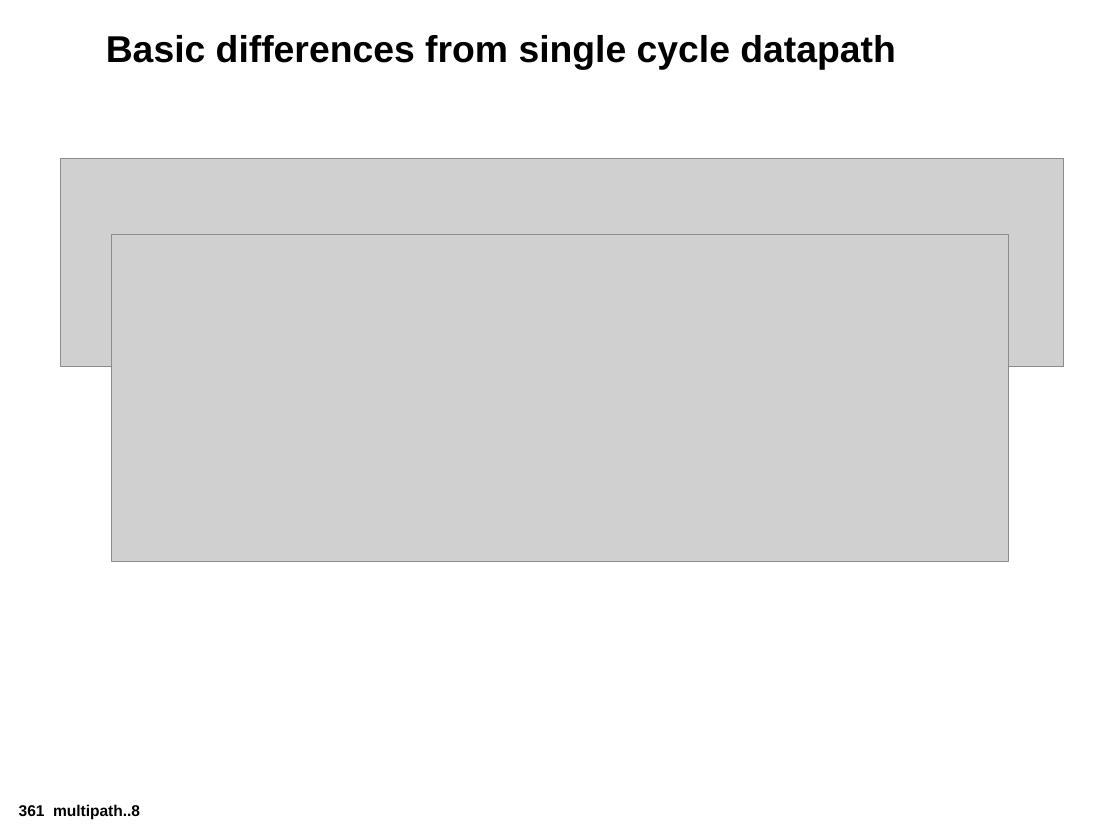
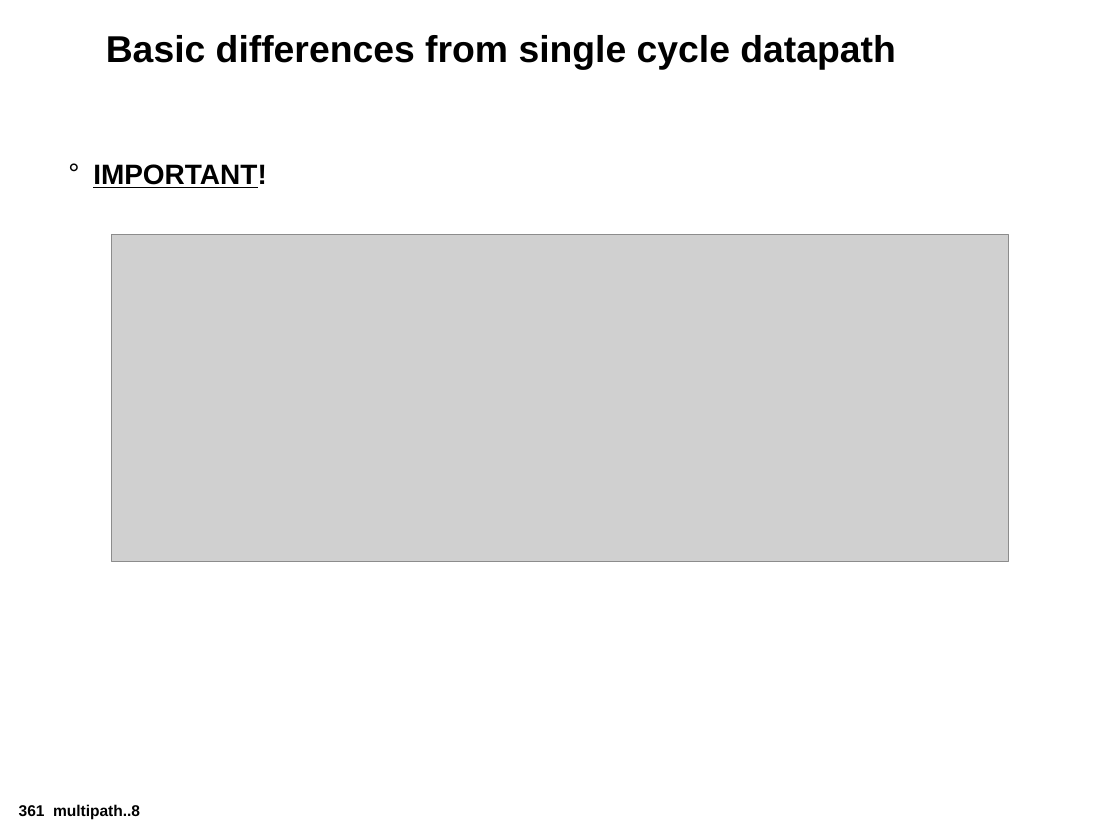
Before and after one commit to afozbek/2019-Bahar, a slide deck: slide 8 of Bilgisayar-Mimarisi-Slaytlar/Bolum_5_MultiCycleProcessor.ppt. Drawn at 1120x840 pixels with LibreOffice and Linux fonts; fonts in the diff are those of the drawing; grey boxes stand for pictures. Boxes give left, top, right and bottom in pixels: in the first picture for what was removed or moved away, otherwise in the second. Text is boxed around its words. In the diff, an @@ line names an element or a change of style, - is before the commit and + after.

```diff
--- a/Bilgisayar-Mimarisi-Slaytlar/Bolum_5_MultiCycleProcessor.ppt
+++ b/Bilgisayar-Mimarisi-Slaytlar/Bolum_5_MultiCycleProcessor.ppt
@@ picture removed at [60,159,1064,367] @@
@@ text added at [93,164,267,188], 18 pt, text #000000, bold, underline @@
+° IMPORTANT!
```
Also in this commit, not shown: 5 other slides changed, 6 slides added, 6 slides removed, 3 other files.
